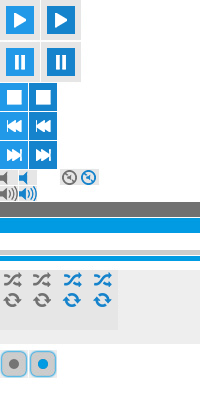
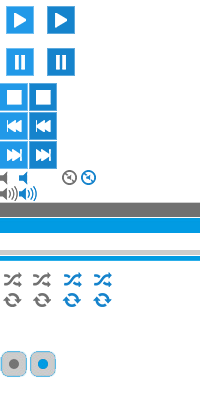
Comparing the layer stacks of the two 200 × 400 images. Changes:
added layer "Layer 3 copy" above "Layer 3" over [0, 6, 200, 378]
hid "Layer 3" over [0, 0, 200, 384]
hid "jplayer.blue.monday" over [0, 0, 200, 384]
